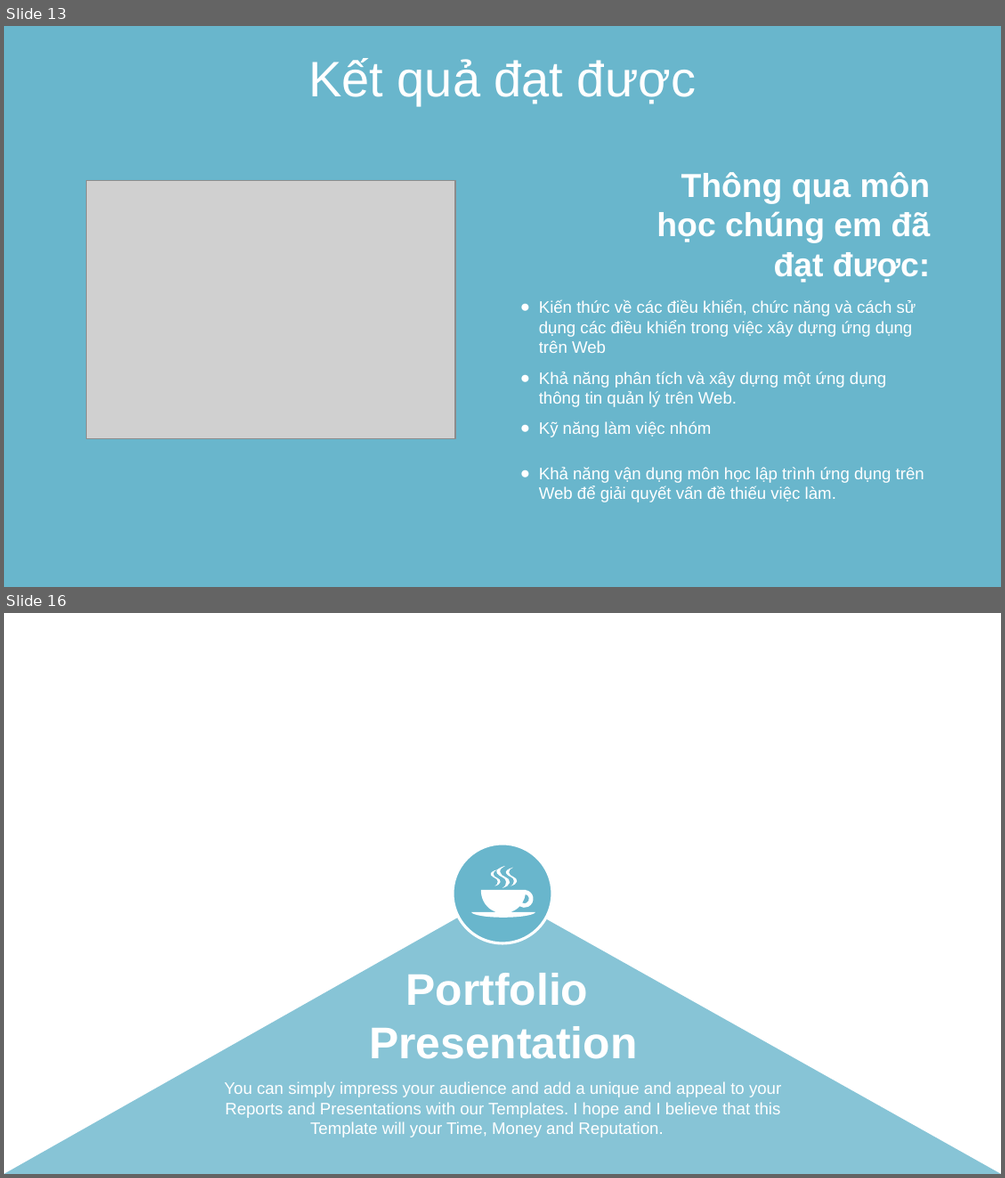
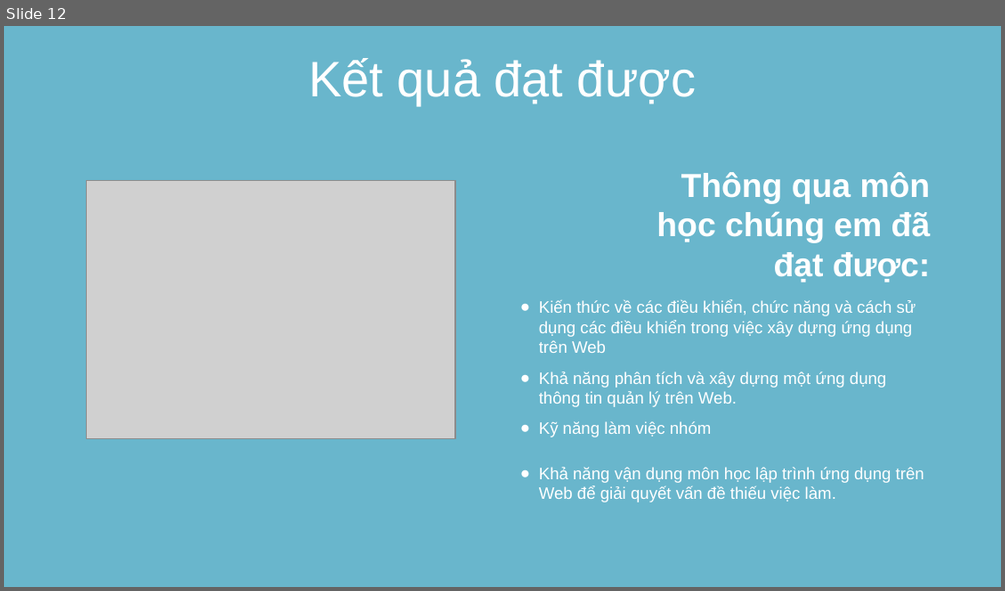
Before and after one commit to cotrang20012/RecruitingWebsite, a slide deck: báo cáo.pptx. Shown one above the other, each under a label of ours: slides 13 and 16 before the commit, slide 12 after it; the slides between them are not shown. The pictures are 1005x1178 and 1005x591 pixels, drawn with LibreOffice and Linux fonts; fonts in the diff are those of the drawing; grey boxes stand for pictures; background and template pictures are left out. Boxes give left, top, right and bottom in pixels: in the first picture for what was removed or moved away, otherwise in the second. Text is boxed around its words. In the diff, an @@ line names an element or a change of style, - is before the commit and + after.

```diff
--- a/báo cáo.pptx
+++ b/báo cáo.pptx
@@ slide 16 removed at (4,613,1001,1174), background #FFFFFF @@
@@ ellipse removed at (453,844,552,943) @@
@@ freeform shape removed at (471,865,535,917) @@
@@ triangle removed at (4,893,1001,1173) @@
@@ text removed at (369,973,637,1059) @@
-Portfolio
-Presentation
@@ text removed at (224,1081,781,1137) @@
-You can simply impress your audience and add a unique and appeal to your Reports and Presentations with our Templates. I hope and I believe that this Template will your Time, Money and Reputation.
@@ what was slide 13 is now slide 12 @@
```
Also in this commit, not shown: 2 slides changed, 20 other slides removed.
